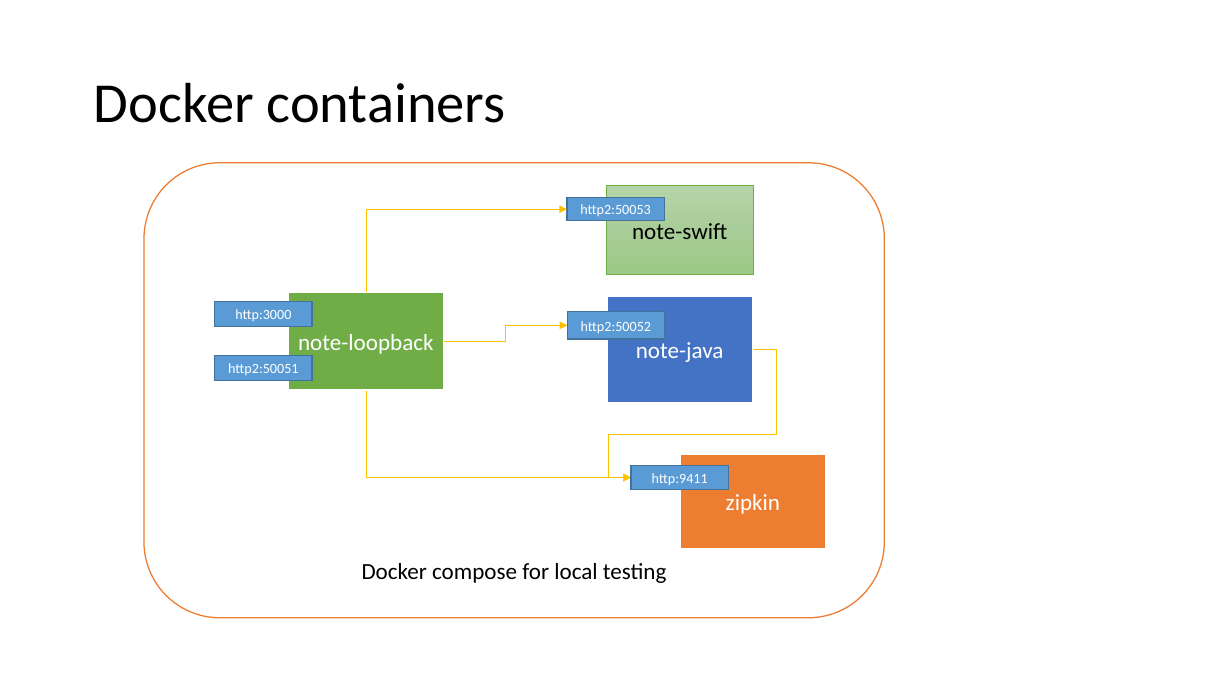
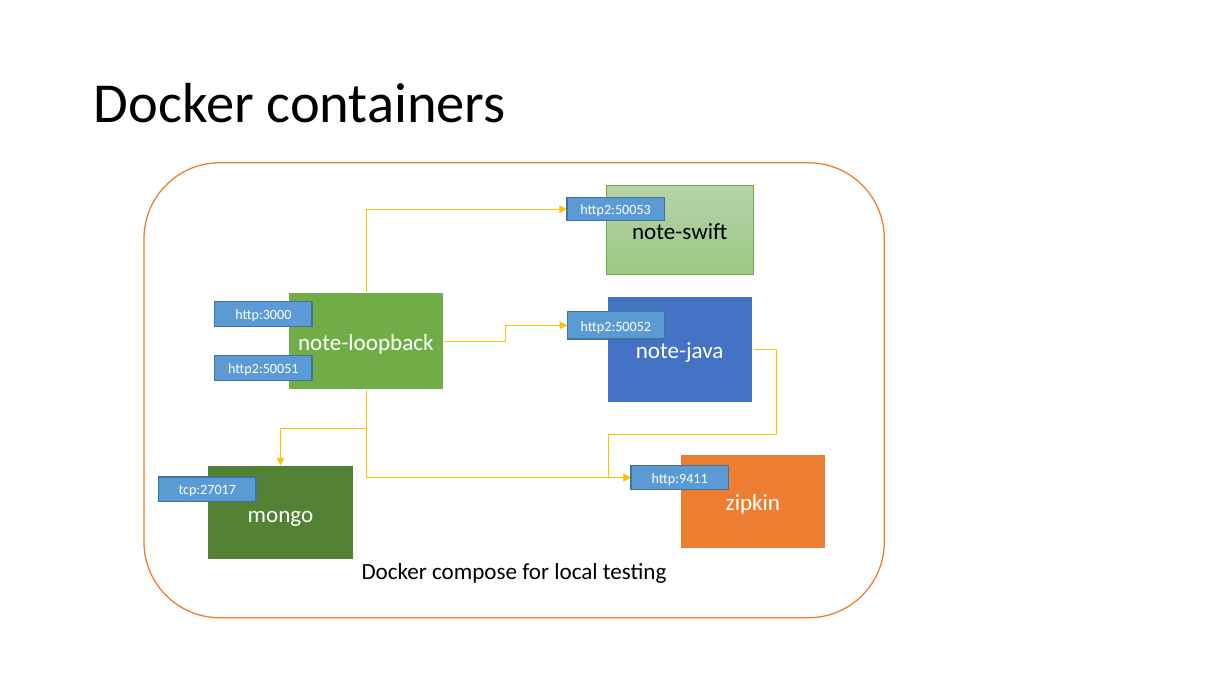
Before and after one commit to strongloop/loopback-example-polyglot, a slide deck: slide 18 of Polyglot Microservices.pptx. Drawn at 1232x693 pixels with LibreOffice and Linux fonts; fonts in the diff are those of the drawing. Boxes give left, top, right and bottom in pixels: in the first picture for what was removed or moved away, otherwise in the second. Text is boxed around its words. In the diff, an @@ line names an element or a change of style, - is before the commit and + after.

Commit message:
Add mongo container

```diff
--- a/Polyglot Microservices.pptx
+++ b/Polyglot Microservices.pptx
@@ elbow arrow added from (366, 390) to (281, 466), #FFC000 0.5 pt @@
@@ rectangle added at bbox=[159, 477, 256, 501], fill #5B9BD5, outline #43739E 1 pt, 11 pt, text #FFFFFF @@
+tcp:27017
@@ rectangle added at bbox=[207, 466, 353, 561], fill #548235, outline #FFFFFF 1.5 pt, 18 pt, text #FFFFFF @@
+mongo
```
Also in this commit, not shown: 1 other slide changed, 9 other files.
